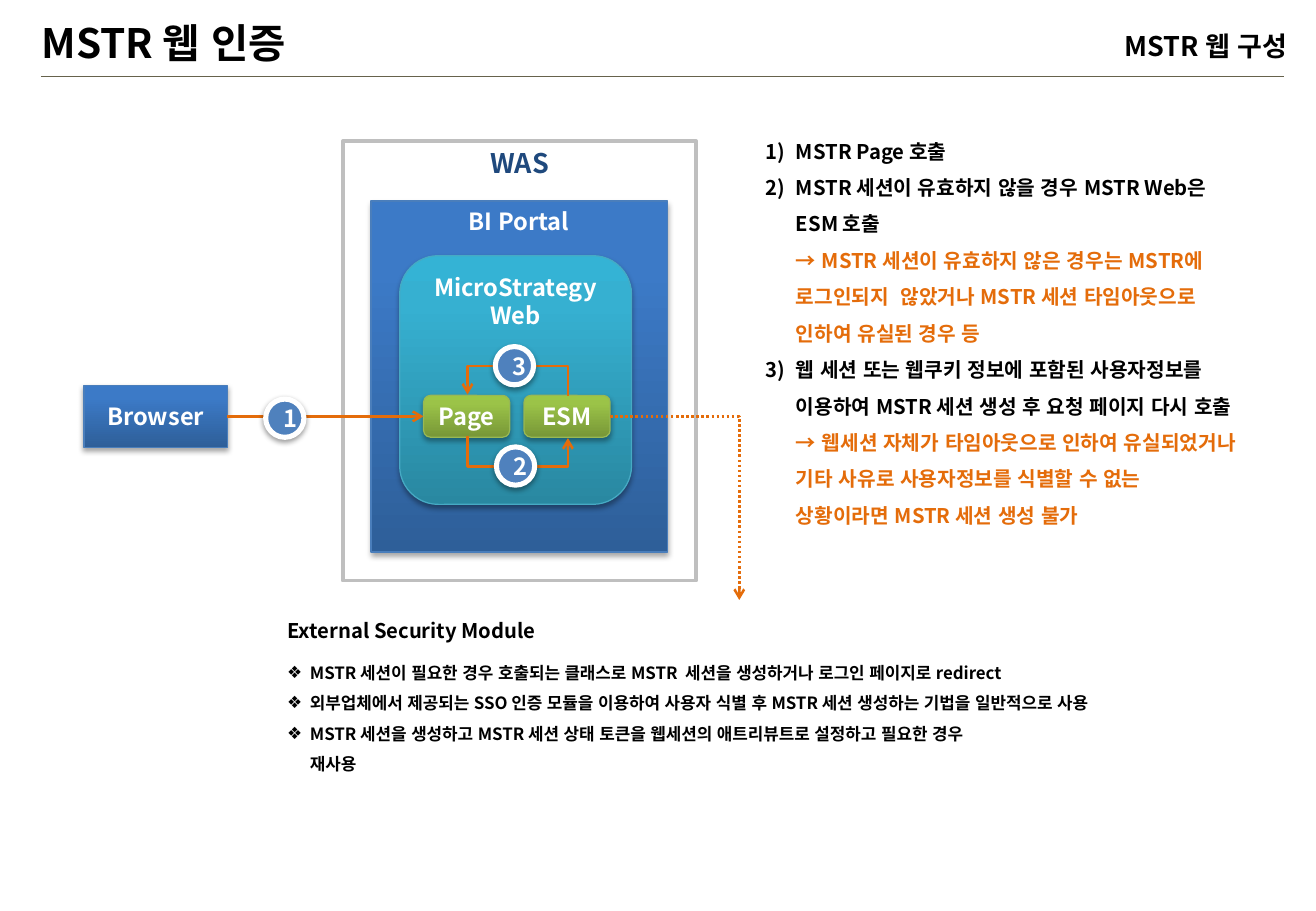
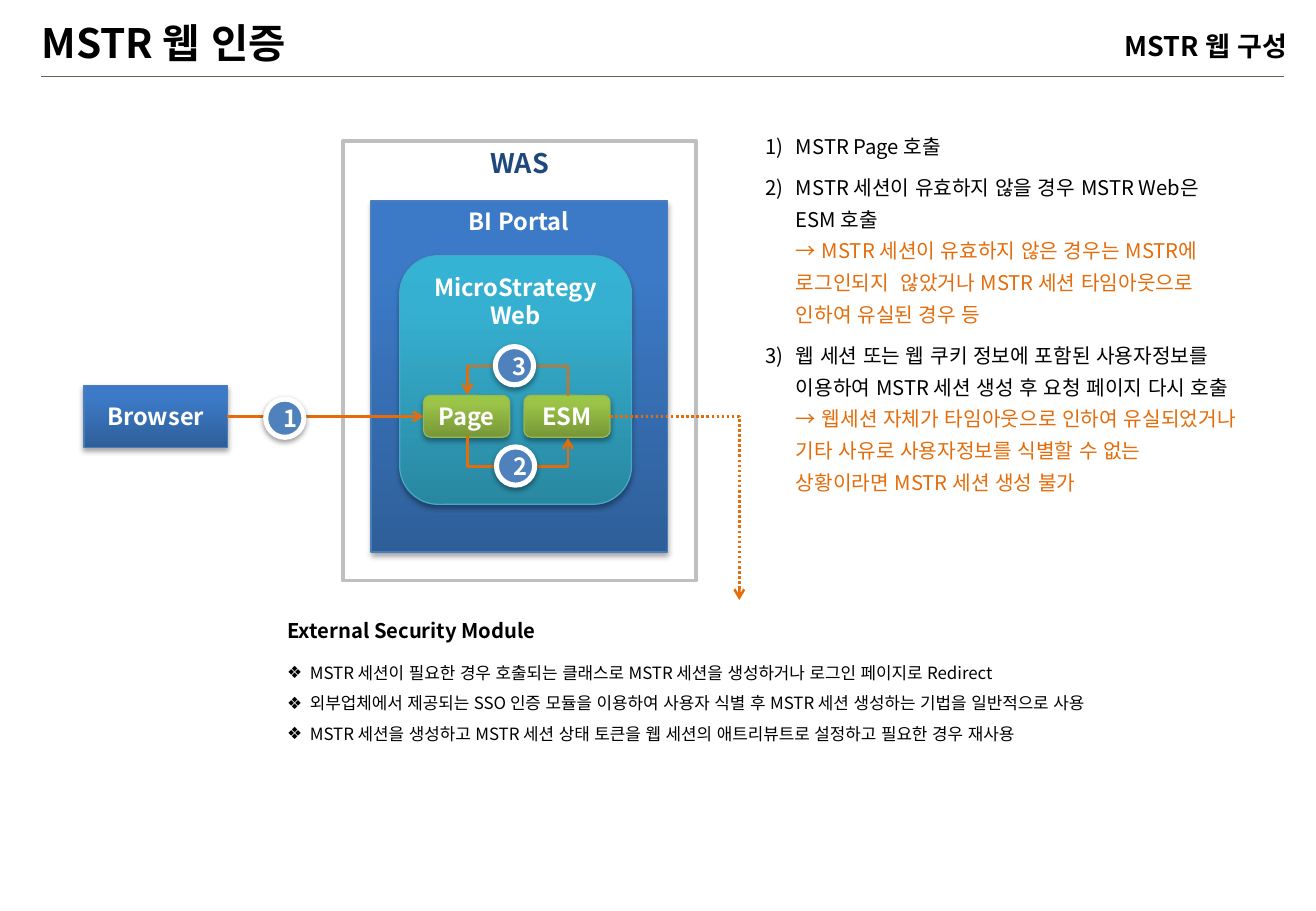
Before and after one commit to iused5/document, a slide deck: slide 13 of MSTR 웹교육/MSTR-웹.pptx. Drawn at 1316x911 pixels with LibreOffice and Linux fonts; fonts in the diff are those of the drawing; background and template pictures are left out. Boxes give left, top, right and bottom in pixels: in the first picture for what was removed or moved away, otherwise in the second. Text is boxed around its words. In the diff, an @@ line names an element or a change of style, - is before the commit and + after.

```diff
--- a/MSTR 웹교육/MSTR-웹.pptx
+++ b/MSTR 웹교육/MSTR-웹.pptx
@@ text at box(796, 137, 1198, 292): bold off in "MSTR Page 호출", "MSTR 세션이 유효하지 않을 경우 MSTR Web은ESM ..."; line spacing 1.5 to 1.3; more space between paragraphs @@
@@ text at box(796, 346, 1236, 492): text changed; bold off @@
-3) 웹 세션 또는 웹쿠키 정보에 포함된 사용자정보를 이용하여 MSTR 세션 생성 후 요청 페이지 다시 호출
-   → 웹세션 자체가 타임아웃으로 인하여 유실되었거나 기타 사유로 사용자정보를 식별할 수 없는 상황이라면 MSTR 세션 생성 불가
+3) 웹 세션 또는 웹 쿠키 정보에 포함된 사용자정보를 이용하여 MSTR 세션 생성 후 요청 페이지 다시 호출
+   → 웹세션 자체가 타임아웃으로 인하여 유실되었거나 기타 사유로 사용자정보를 식별할 수 없는 상황이라면 MSTR 세션 생성 불가
@@ text at box(310, 665, 992, 681): text changed; bold off @@
-❖ MSTR 세션이 필요한 경우 호출되는 클래스로 MSTR 세션을 생성하거나 로그인 페이지로 redirect
+❖ MSTR 세션이 필요한 경우 호출되는 클래스로 MSTR 세션을 생성하거나 로그인 페이지로 Redirect
@@ text at box(310, 695, 1084, 711): bold off in "외부업체에서 제공되는 SSO 인증 모듈을 이용하여 사용자 ..." @@
@@ text at box(310, 726, 1014, 742): text changed; bold off @@
-❖ MSTR 세션을 생성하고 MSTR 세션 상태 토큰을 웹세션의 애트리뷰트로 설정하고 필요한 경우
-  재사용
+❖ MSTR 세션을 생성하고 MSTR 세션 상태 토큰을 웹 세션의 애트리뷰트로 설정하고 필요한 경우 재사용
```
Also in this commit, not shown: 25 other slides changed, 13 slides added, 1 slide removed, 1 other file.
